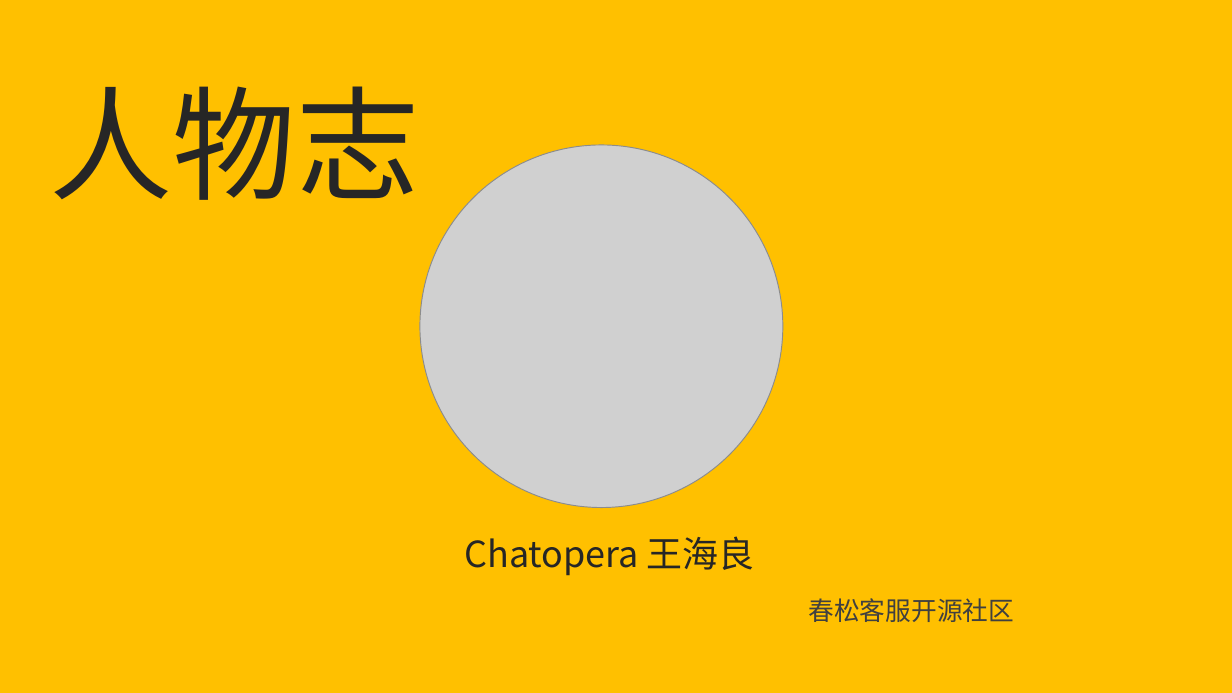
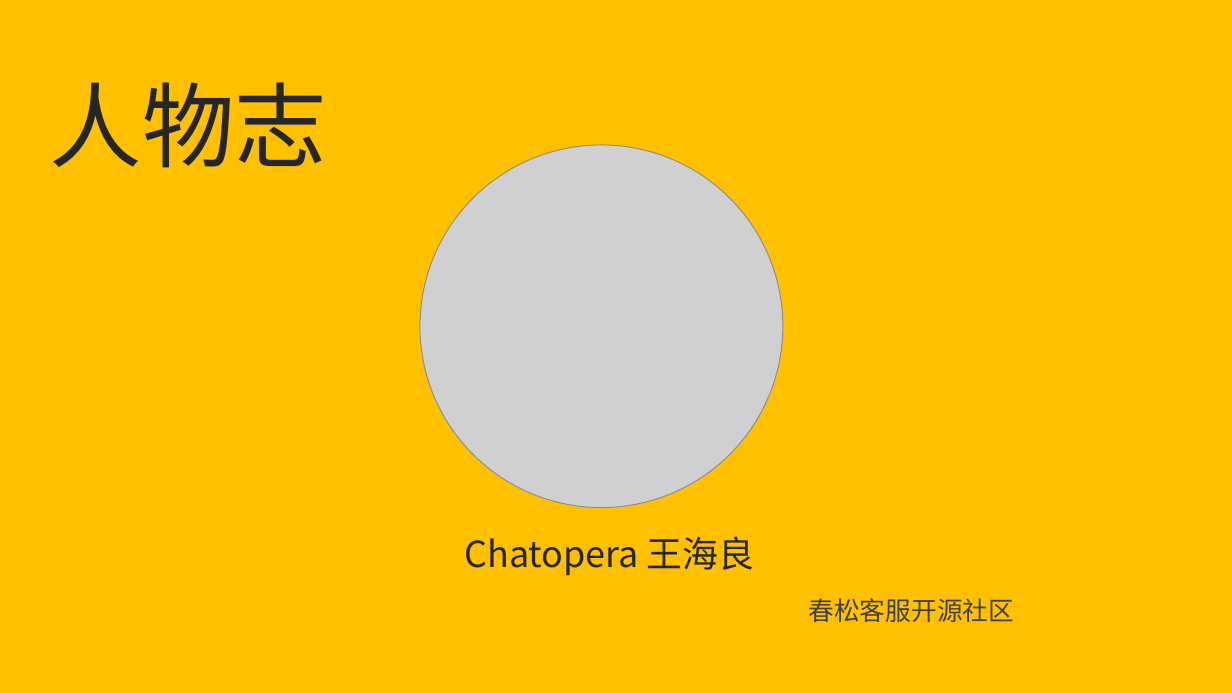
Before and after one commit to cskefu/handouts, a slide deck: slide 1 of docs/2023_07-31_春松客服_人物志_封面.pptx. Drawn at 1232x693 pixels with LibreOffice and Linux fonts; fonts in the diff are those of the drawing; grey boxes stand for pictures. Boxes give left, top, right and bottom in pixels: in the first picture for what was removed or moved away, otherwise in the second. Text is boxed around its words. In the diff, an @@ line names an element or a change of style, - is before the commit and + after.

```diff
--- a/docs/2023_07-31_春松客服_人物志_封面.pptx
+++ b/docs/2023_07-31_春松客服_人物志_封面.pptx
@@ text "人物志" at (50, 82, 327, 168): size 96 to 72 pt, font Noto Sans CJK SC to Roboto @@
```
Also in this commit, not shown: 1 other slide changed, 1 slide added, 7 other files.
